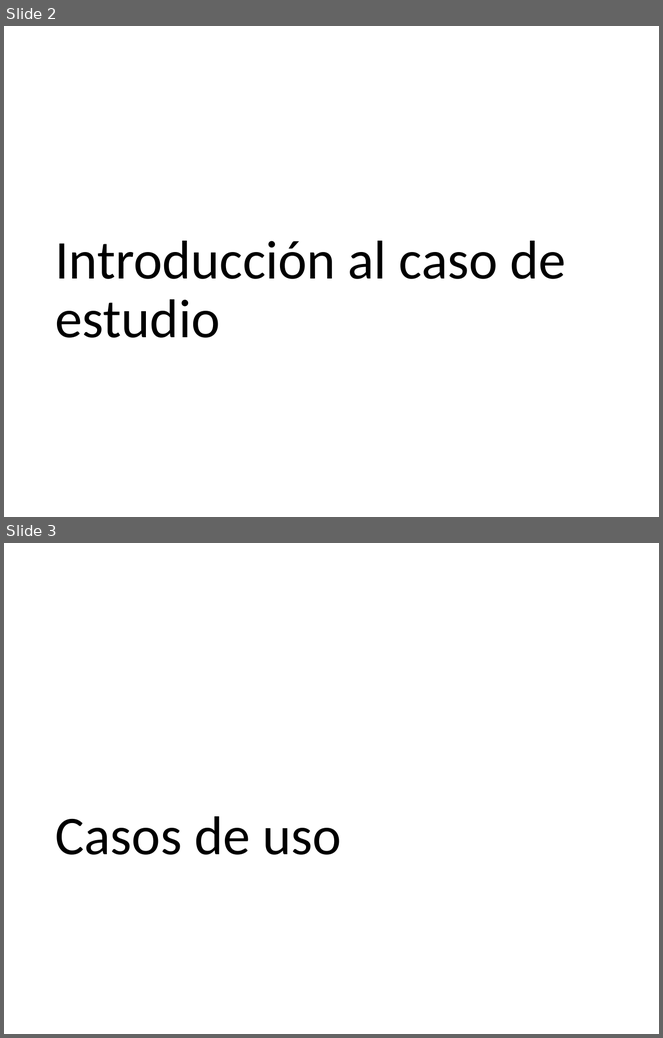
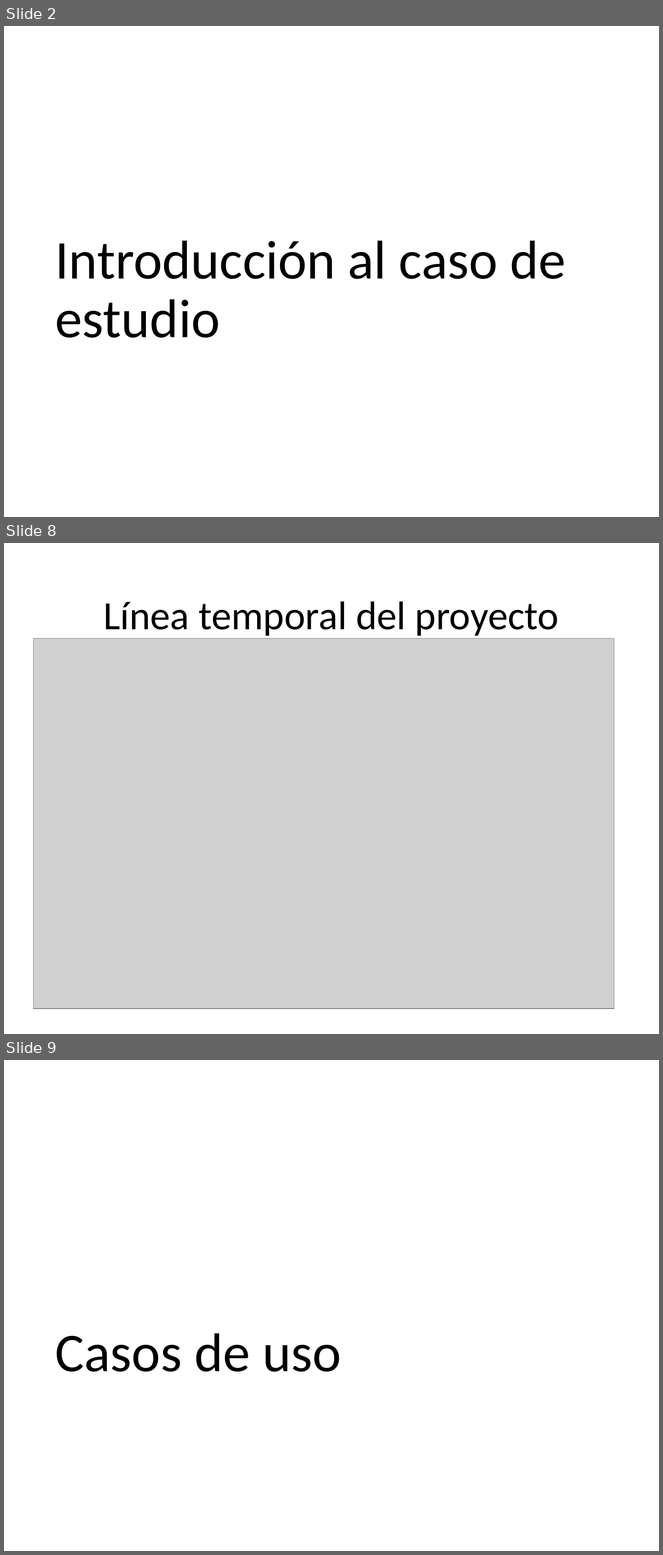
Before and after one commit to eruizgar91/GTU14, a slide deck: docs/Presentacion1/Gestión de Tarjetas Universitarias v2.pptx. Shown one above the other, each under a label of ours: slides 2 and 3 before the commit, slides 2, 8 and 9 after it; the slides between them are not shown. The pictures are 663x1038 and 663x1555 pixels, drawn with LibreOffice and Linux fonts; fonts in the diff are those of the drawing; grey boxes stand for pictures. Boxes give left, top, right and bottom in pixels: in the first picture for what was removed or moved away, otherwise in the second. Text is boxed around its words. In the diff, an @@ line names an element or a change of style, - is before the commit and + after.

```diff
--- a/docs/Presentacion1/Gestión de Tarjetas Universitarias v2.pptx
+++ b/docs/Presentacion1/Gestión de Tarjetas Universitarias v2.pptx
@@ slide 8 added at bbox=[4, 543, 659, 1034], background #FFFFFF @@
@@ title added at bbox=[103, 601, 559, 639], 44 pt, text #000000 @@
+Línea temporal del proyecto
@@ picture added at bbox=[34, 639, 614, 1009] @@
@@ what was slide 3 is now slide 9 @@
```
Also in this commit, not shown: 8 other slides added.
